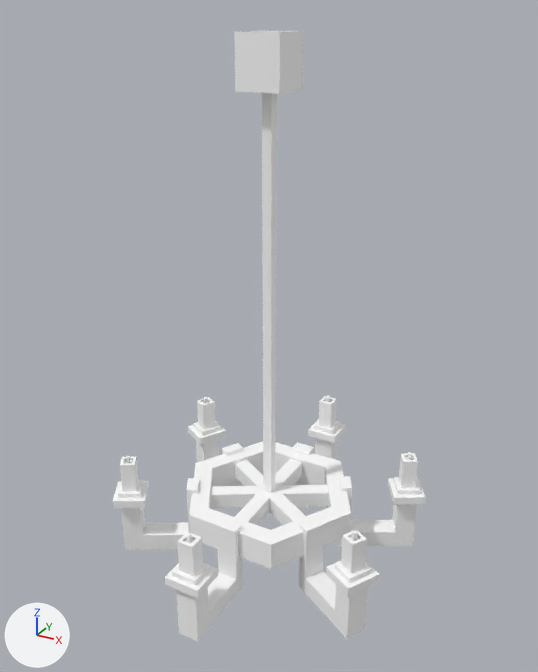
Before and after pictures for a commit that changed the glTF model assets/synty/simple_fantasy_interiors/models/SM_Prop_Chandelier_02.glb.
Before and after are seen from a 50 mm lens placed at (0.0293, -0.0532, 0.0492), pointed at (0.0002, -0.0004, 0.0228). Every picture has the same lights, and +X, +Y and +Z are marked at lower left.

Names of what the first picture shows: 'SM_Prop_Chandelier_02'.
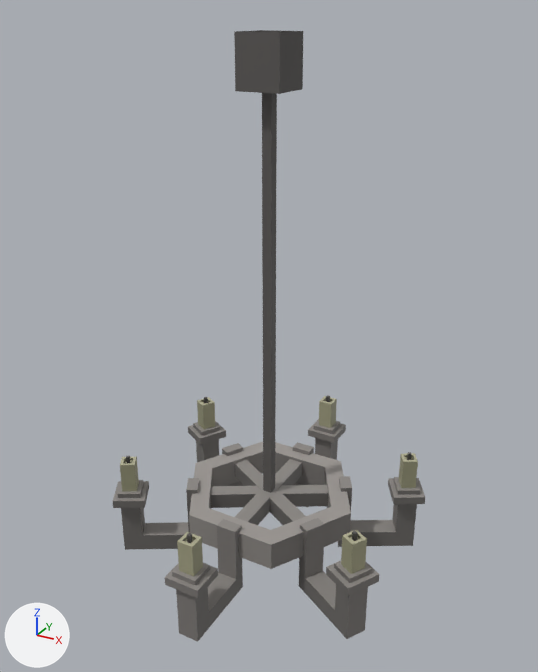
Changed parts and their boxes (x1, y1, x2, y2) in the pictures (538 x 672 px):
'SM_Prop_Chandelier_02', surface changed (white to grey)
    both: (113, 30, 425, 642)

The change in detail:
Picture 'SimpleFantasyInteriorsTexture' (img_simplefantasyinteriorstexture) is new.
In material 'lambert1' (mat_lambert1), base_color is no longer (1.0, 1.0, 1.0), white #ffffff.
In material 'lambert1' (mat_lambert1), texture is now set to img_simplefantasyinteriorstexture.
